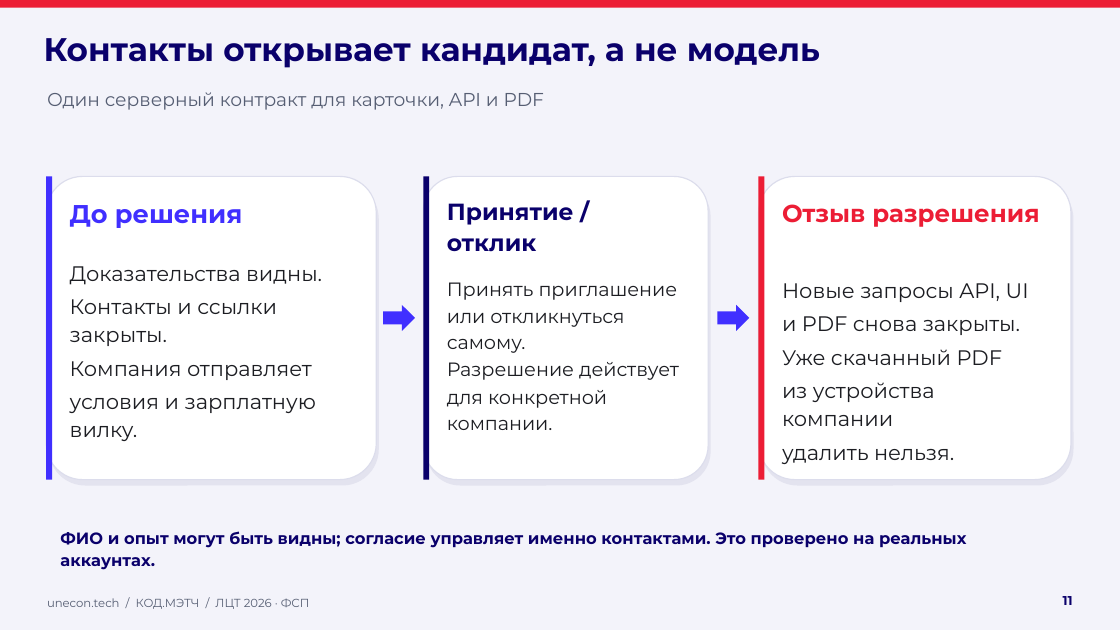
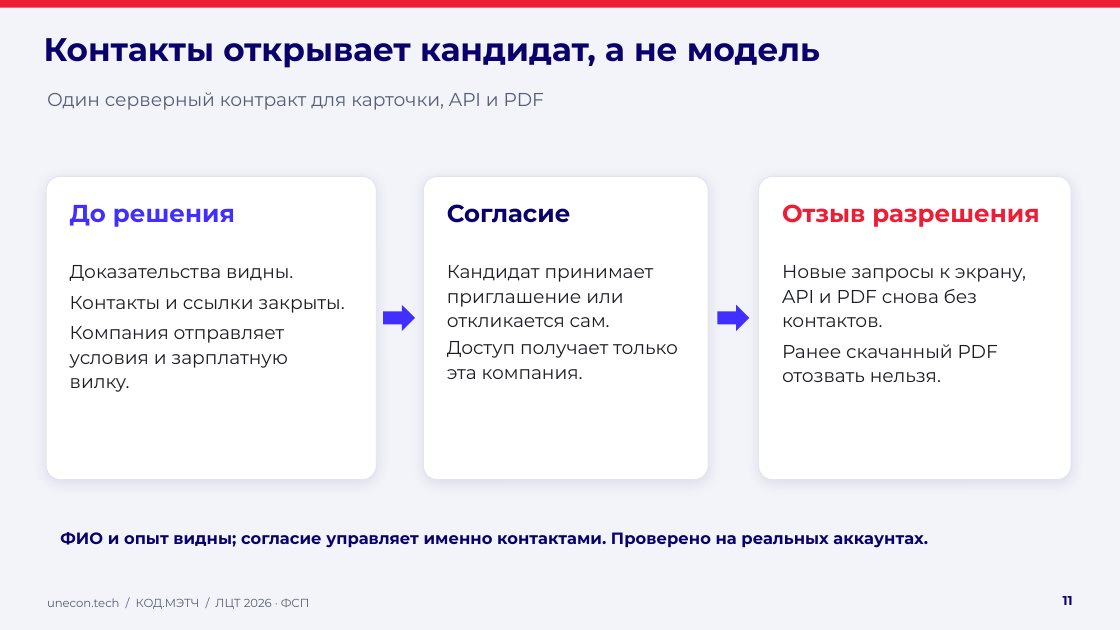
Before and after one commit to Valery766/kodmatch-lct-2026, a slide deck: slide 11 of presentation/КОД.МЭТЧ_unecon.tech_ЛЦТ_ФСП_2026.pptx. Drawn at 1120x630 pixels with LibreOffice and Linux fonts; fonts in the diff are those of the drawing; background and template pictures are left out. Boxes give left, top, right and bottom in pixels: in the first picture for what was removed or moved away, otherwise in the second. Text is boxed around its words. In the diff, an @@ line names an element or a change of style, - is before the commit and + after.

```diff
--- a/presentation/КОД.МЭТЧ_unecon.tech_ЛЦТ_ФСП_2026.pptx
+++ b/presentation/КОД.МЭТЧ_unecon.tech_ЛЦТ_ФСП_2026.pptx
@@ rectangle removed at bbox=[46, 176, 52, 480] @@
@@ rectangle removed at bbox=[423, 176, 429, 480] @@
@@ outline #DCDDEC 1 pt to #E2E4F0 0.75 pt; shadow on; proportions changed in 3 elements at bbox=[46, 176, 376, 480], bbox=[423, 176, 708, 480], bbox=[759, 176, 1071, 480] @@
@@ rectangle removed at bbox=[759, 176, 765, 480] @@
@@ rounded rectangle removed at bbox=[49, 182, 379, 486] @@
@@ text "До решения" at bbox=[70, 205, 235, 227]: size 22 to 21 pt @@
@@ rounded rectangle removed at bbox=[426, 182, 711, 486] @@
@@ text at bbox=[447, 204, 571, 223]: text changed; size 20 to 21 pt @@
-Принятие / отклик
+Согласие
@@ rounded rectangle removed at bbox=[761, 182, 1074, 486] @@
@@ text at bbox=[70, 265, 344, 313]: size 18 to 16 pt in "Доказательства видны.", "Контакты и ссылки закрыты." @@
@@ text at bbox=[447, 265, 678, 379]: text changed; size 16.5 to 16 pt @@
-Принять приглашение
-или откликнуться самому.
-Разрешение действует
-для конкретной компании.
+Кандидат принимает приглашение или откликается сам.
+Доступ получает только эта компания.
@@ text at bbox=[782, 265, 1026, 382]: text changed; size 18 to 16 pt @@
-Новые запросы API, UI
-и PDF снова закрыты.
-Уже скачанный PDF
-из устройства компании
-удалить нельзя.
+Новые запросы к экрану, API и PDF снова без контактов.
+Ранее скачанный PDF отозвать нельзя.
@@ text at bbox=[70, 326, 288, 392]: text changed; size 18 to 16 pt @@
-Компания отправляет
-условия и зарплатную вилку.
+Компания отправляет условия и зарплатную вилку.
@@ text at bbox=[60, 532, 928, 548]: text changed @@
-ФИО и опыт могут быть видны; согласие управляет именно контактами. Это проверено на реальных аккаунтах.
+ФИО и опыт видны; согласие управляет именно контактами. Проверено на реальных аккаунтах.
```
Also in this commit, not shown: 14 other slides changed, 52 other files.
